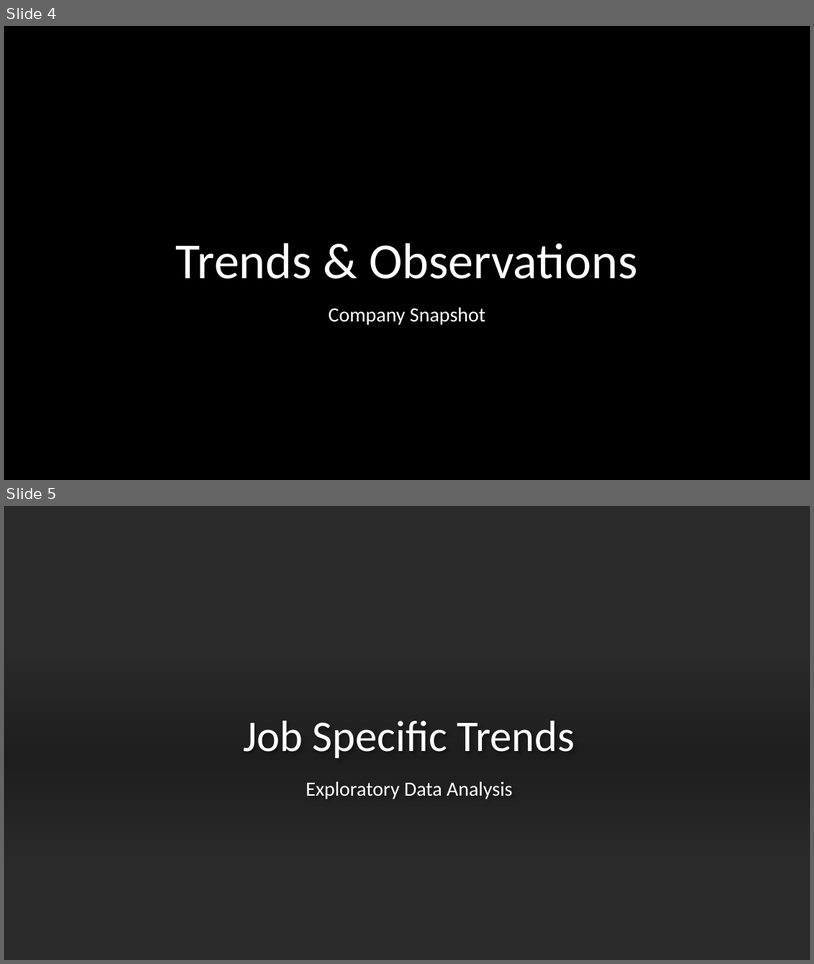
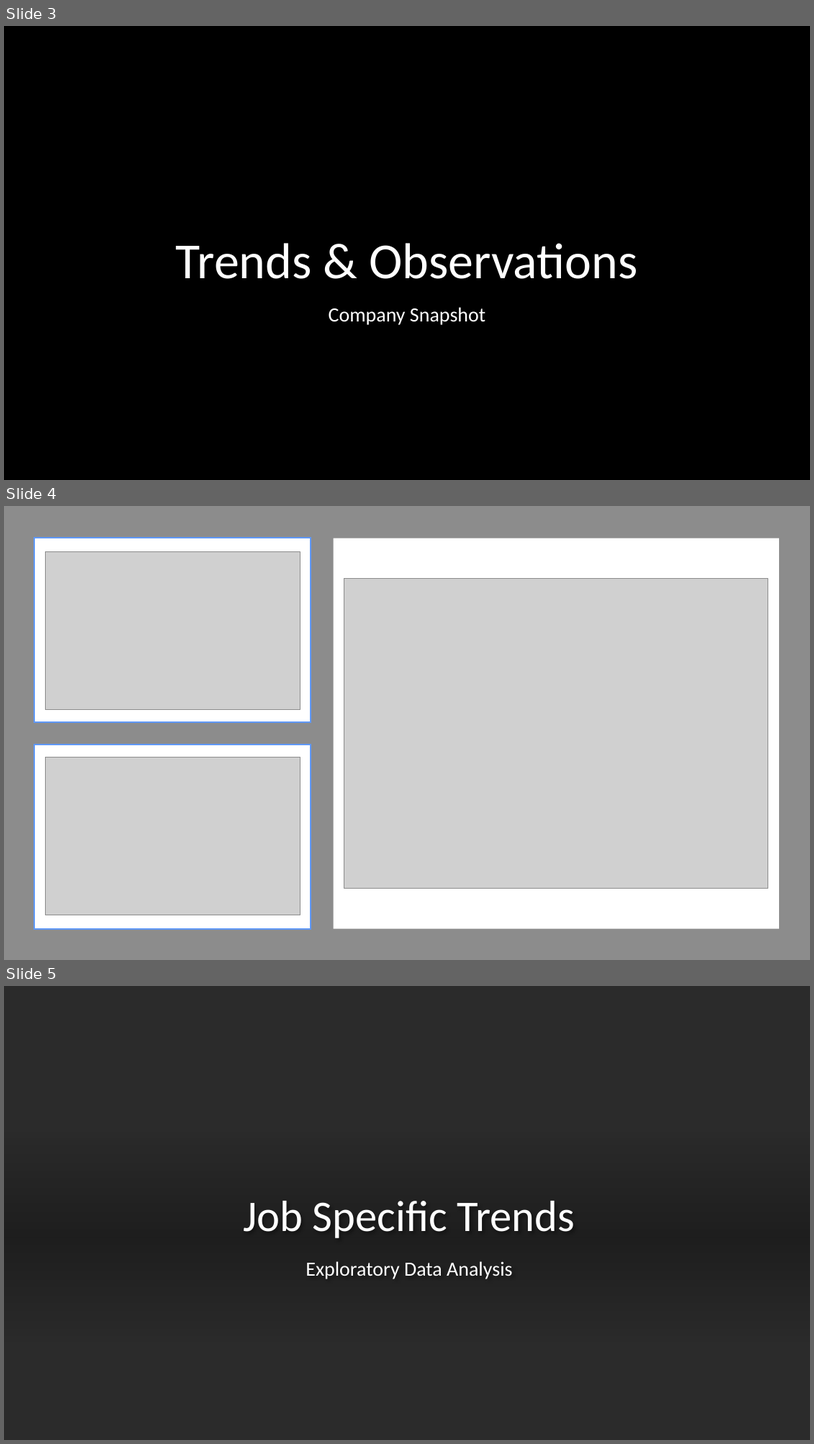
Before and after one commit to jjsmu/CaseStudy2DDS, a slide deck: Frito-Lay, Inc.pptx. Shown one above the other, each under a label of ours: slides 4 and 5 before the commit, slides 3, 4 and 5 after it. The pictures are 814x964 and 814x1444 pixels, drawn with LibreOffice and Linux fonts; fonts in the diff are those of the drawing; grey boxes stand for pictures; background and template pictures are left out; a plain dark background stands for a picture behind light text. Boxes give left, top, right and bottom in pixels: in the first picture for what was removed or moved away, otherwise in the second. Text is boxed around its words. In the diff, an @@ line names an element or a change of style, - is before the commit and + after.

```diff
--- a/Frito-Lay, Inc.pptx
+++ b/Frito-Lay, Inc.pptx
@@ slide 4 added at [4,506,810,960], background #FFFFFF @@
@@ rectangle added at [4,506,810,960], fill #808080 at 90% opacity @@
@@ rectangle added at [34,538,311,723], fill #FFFFFF, outline #5F98F7 1.5 pt @@
@@ rectangle added at [334,538,779,928], fill #FFFFFF @@
@@ picture added at [45,552,301,709] @@
@@ picture added at [345,579,769,888] @@
@@ rectangle added at [34,744,311,929], fill #FFFFFF, outline #5F98F7 1.5 pt @@
@@ picture added at [45,757,301,914] @@
@@ what was slide 4 is now slide 3 @@
```
Also in this commit, not shown: 3 slides changed, 5 other slides added, 3 slides removed.
